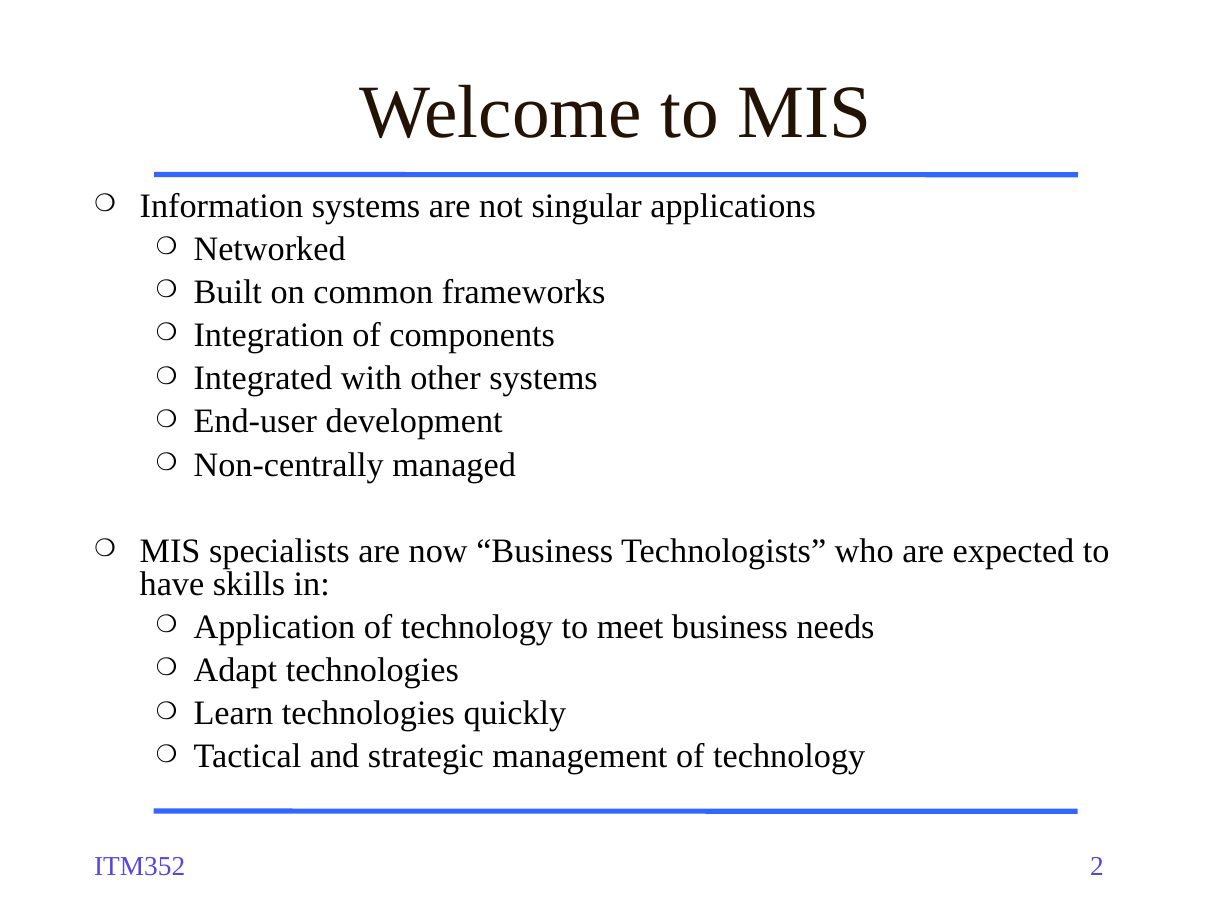
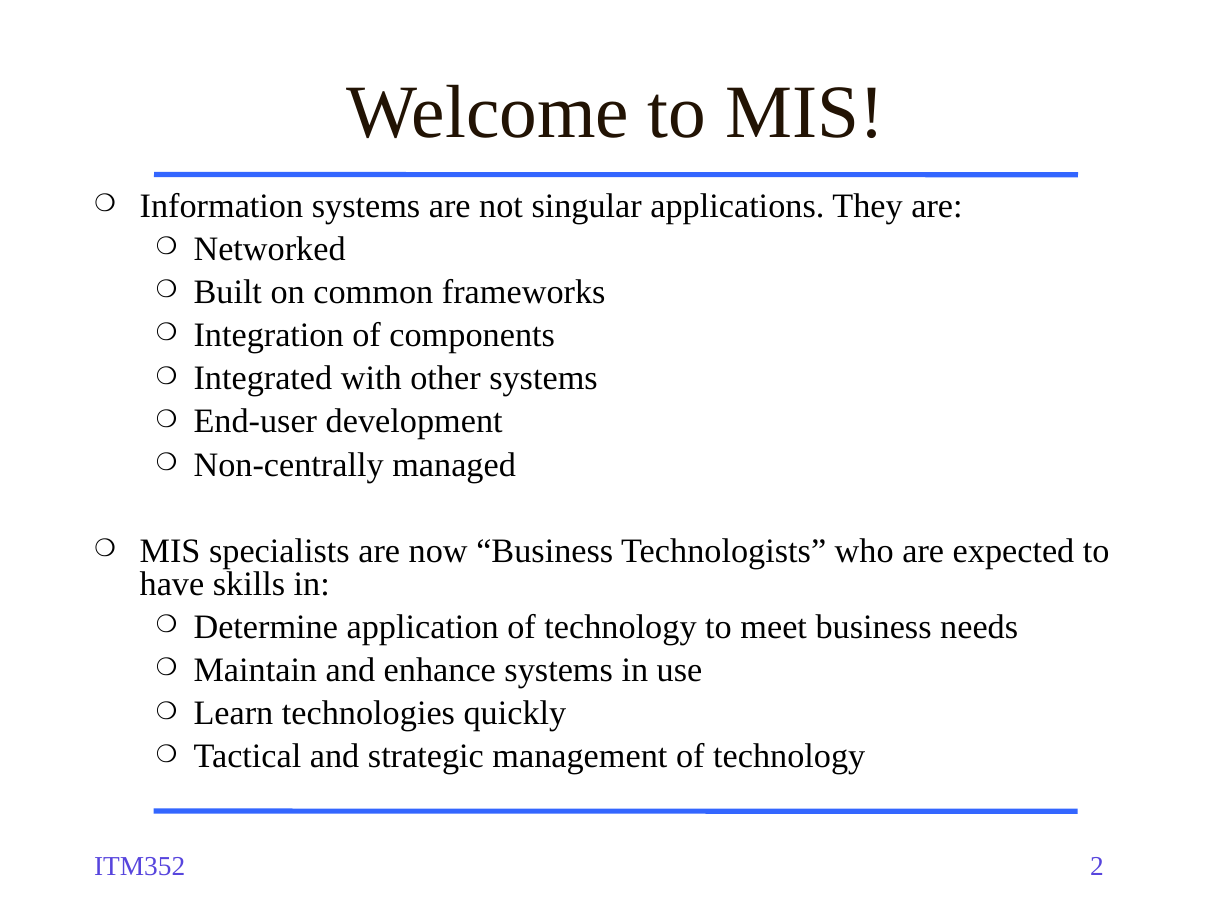
Before and after one commit to dport96/ITM352, a slide deck: slide 2 of morea/010.introduction/ITM352_01_intro.pptx. Drawn at 1232x924 pixels with LibreOffice and Linux fonts; fonts in the diff are those of the drawing. Boxes give left, top, right and bottom in pixels: in the first picture for what was removed or moved away, otherwise in the second. Text is boxed around its words. In the diff, an @@ line names an element or a change of style, - is before the commit and + after.

```diff
--- a/morea/010.introduction/ITM352_01_intro.pptx
+++ b/morea/010.introduction/ITM352_01_intro.pptx
@@ text at [347,84,884,138]: text changed @@
-Welcome to MIS
+Welcome to MIS!
@@ text at [140,193,962,224]: text changed @@
-❍ Information systems are not singular applications
+❍ Information systems are not singular applications. They are:
@@ text at [194,614,1018,688]: text changed @@
-  ❍ Application of technology to meet business needs
-  ❍ Adapt technologies
+  ❍ Determine application of technology to meet business needs
+  ❍ Maintain and enhance systems in use
```
Also in this commit, not shown: 11 other slides changed, 1 slide added, 1 slide removed.
